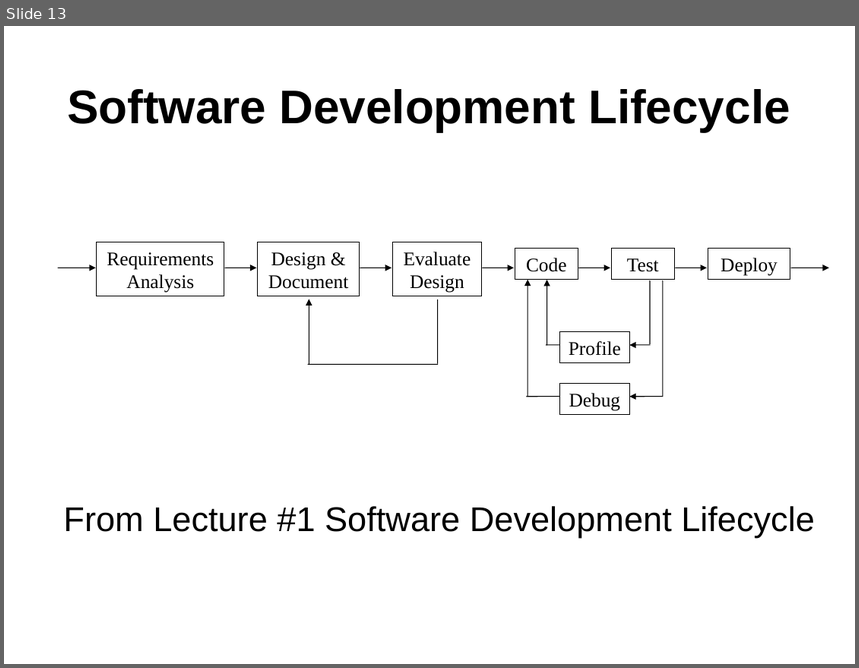
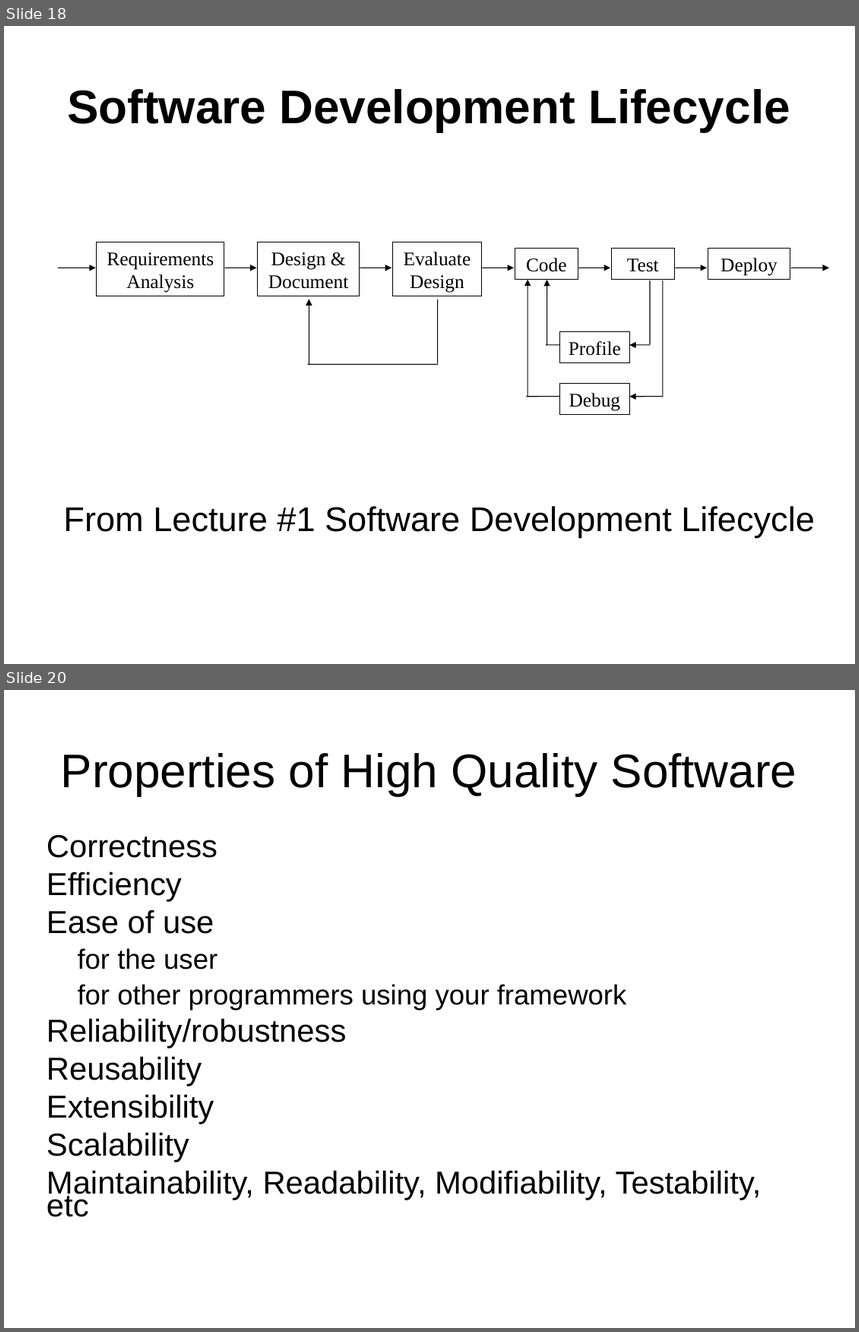
Before and after one commit to yv444/cse219-review, a slide deck: midterm_review.odp. Shown one above the other, each under a label of ours: slide 13 before the commit, slides 18 and 20 after it; the slides between them are not shown. The pictures are 859x668 and 859x1332 pixels, drawn with LibreOffice and Linux fonts; fonts in the diff are those of the drawing. Boxes give left, top, right and bottom in pixels: in the first picture for what was removed or moved away, otherwise in the second. Text is boxed around its words. In the diff, an @@ line names an element or a change of style, - is before the commit and + after.

```diff
--- a/midterm_review.odp
+++ b/midterm_review.odp
@@ slide 20 added at <box>4,690,855,1328</box>, background #FFFFFF @@
@@ title added at <box>61,753,797,796</box>, 44 pt, text #000000 @@
+Properties of High Quality Software
@@ text added at <box>47,835,762,1217</box>, 29.6 pt, text #000000 @@
+Correctness
+Efficiency
+Ease of use
+for the user
+for other programmers using your framework
+Reliability/robustness
+Reusability
+Extensibility
+Scalability
+Maintainability, Readability, Modifiability, Testability, etc
@@ what was slide 13 is now slide 18 @@
```
Also in this commit, not shown: 9 other slides added, 2 other files.
